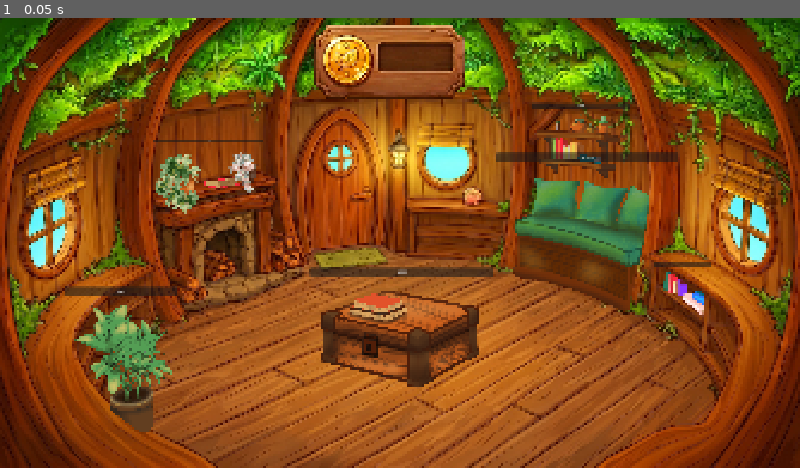
Above: before the commit, frame 1.
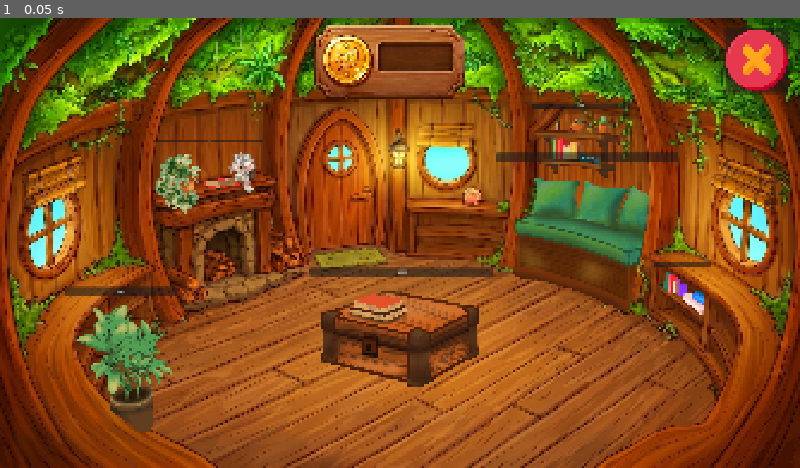
Above: after the commit, the same moment.

Repository: YaniTiri/CapiVsTopi-Moviles
Game: Godot game, scene res://Pantalla_CasaCapi/pantalla_flotante_casita_capi.tscn
The game is run twice, just before and just after one commit, with the same random seed, the same clock (stepped at 60 frames per second) and the same inputs. This scene is started directly instead of the project's main scene.
Inputs:
- Up to frame 1 (0.05 s): no input

The runs differ from the first frame. In frame 1, 1.1% of the frame differs, in the area x 0-99%, y 0-18%.

Commit message:
agregue boton cerrar

Diff:
--- a/Pantalla_CasaCapi/pantalla_flotante_casita_capi.gd
+++ b/Pantalla_CasaCapi/pantalla_flotante_casita_capi.gd
@@ -1,9 +1,7 @@
 extends CanvasLayer
 
-# Referencia al Label dentro del Sprite2D (asegúrate de que el nodo Label se llame "Label" dentro de Sprite2D)
 @onready var label_monedas: Label = $Sprite2D/Label
 
-# Referencias a todos los botones de la casita
 @onready var boton_repisa: Button = $Item_Repisa/Boton_repisa
 @onready var boton_sillon: Button = $Item_Sillon/Boton_sillon
 @onready var boton_libros: Button = $Item_Libros/Boton_libros
@@ -13,19 +11,15 @@
 
 
 func _ready() -> void:
-	# --- MONEDAS DE PRUEBA ---
-	# Asignamos 300 monedas al GameManager para probar las compras
+	# Monedas de prueba
 	GameManager.monedas = 300
-
 	actualizar_interfaz()
 
 
 func actualizar_interfaz() -> void:
-	# 1. Asigna y muestra las monedas en el cartelito superior
 	if label_monedas:
 		label_monedas.text = str(GameManager.monedas)
 
-	# 2. Revisa el estado de cada botón manteniendo la estética limpia
 	actualizar_estado_boton(boton_repisa, "repisa_casa")
 	actualizar_estado_boton(boton_sillon, "sillon_casa")
 	actualizar_estado_boton(boton_libros, "libros_casa")
@@ -37,16 +31,22 @@
 func actualizar_estado_boton(boton: Button, clave_mejora: String) -> void:
 	if not boton: return
 
-	# Extrae el precio numérico del texto del botón (ej: "$150" -> 150)
 	var precio_texto = boton.text.replace("$", "").strip_edges()
 	var precio = precio_texto.to_int()
 
-	# Comprobamos si ya fue comprado o si no alcanzan las monedas
 	var comprado = GameManager.mejoras_desbloqueadas.get(clave_mejora, false)
 	var sin_dinero = GameManager.monedas < precio
 
-	# Desactivamos el botón si no se puede comprar, pero SIN oscurecer con rectángulos feos
 	boton.disabled = comprado or sin_dinero
+
+	# ESTÉTICA SUAVE: Si ya se compró, lo ponemos semitransparente (fantasmita)
+	# en vez de ponerlo negro y feo. Si está disponible, se ve radiante (1, 1, 1).
+	if comprado:
+		boton.self_modulate = Color(1, 1, 1, 0.4) # Transparente elegante
+	elif sin_dinero:
+		boton.self_modulate = Color(0.8, 0.8, 0.8, 0.7) # Un poco más apagado si no hay plata
+	else:
+		boton.self_modulate = Color(1, 1, 1, 1) # Normal y brilloso
 
 
 # --- ACCIONES DE COMPRA ---
@@ -70,7 +70,6 @@
 	comprar_item(boton_mesa, "mesa_casa")
 
 
-# Lógica para cobrar y actualizar la plata
 func comprar_item(boton: Button, clave_mejora: String) -> void:
 	var precio = boton.text.replace("$", "").strip_edges().to_int()
 
--- a/Pantalla_CasaCapi/pantalla_flotante_casita_capi.tscn
+++ b/Pantalla_CasaCapi/pantalla_flotante_casita_capi.tscn
@@ -4,6 +4,7 @@
 [ext_resource type="Texture2D" uid="uid://ti8lylnameoo" path="res://Escenas/assets/Pantalla_Flotante/casita_capi_1920x1080.jpg" id="1_uc6eq"]
 [ext_resource type="Texture2D" uid="uid://b22erma7bb4np" path="res://Escenas/assets/Pantalla_Flotante/Repisa.png" id="2_fxe58"]
 [ext_resource type="Texture2D" uid="uid://ca7fjsiehu621" path="res://Escenas/assets/Pantalla_Flotante/Sillon.png" id="3_5fsmw"]
+[ext_resource type="Texture2D" uid="uid://glnsyud866h2" path="res://Escenas/assets/Pantalla_Flotante/boton_cerrar.png" id="3_hfg0x"]
 [ext_resource type="Texture2D" uid="uid://cd43kbhm1dgls" path="res://Escenas/assets/Pantalla_Flotante/Libros.png" id="4_6vrwm"]
 [ext_resource type="Texture2D" uid="uid://bjy2m6adiupdi" path="res://Escenas/assets/Pantalla_Flotante/maceta.png" id="5_8rbqw"]
 [ext_resource type="Texture2D" uid="uid://hvjfkb04b28q" path="res://Escenas/assets/Pantalla_Flotante/Adorno chimenea.png" id="6_hfg0x"]
@@ -19,8 +20,12 @@
 texture = ExtResource("1_uc6eq")
 
 [node name="Cerrar" type="Button" parent="." unique_id=463170305]
-offset_right = 8.0
-offset_bottom = 8.0
+offset_left = 1739.0
+offset_top = 22.0
+offset_right = 2049.0
+offset_bottom = 340.0
+scale = Vector2(0.5, 0.5)
+icon = ExtResource("3_hfg0x")
 
 [node name="Cuadricula_Repisa" type="GridContainer" parent="." unique_id=120126332]
 offset_left = 1274.0
Binary file added: Escenas/assets/Pantalla_Flotante/boton_cerrar.png
